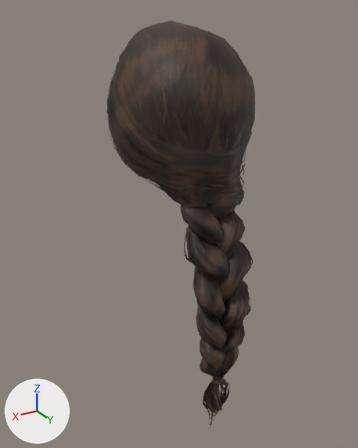
The glTF model output/hair_braid01.glb as it was, and as the next commit left it.
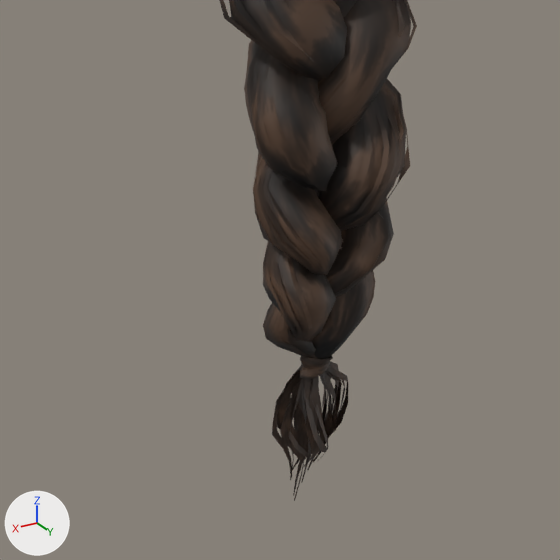
Each version appears first whole from a camera (50 mm lens) standing at (0.358, 0.558, 1.682) and looking at (0.004, -0.032, 1.387), and next in a close-up on the part from 30% to 85% of the width and 56% to 100% of the height. The axes (+X, +Y, +Z) are drawn at lower left. The lights are the same throughout. The older version's two pictures come first. Vertices at exactly the same position are counted once.

The first close-up shows 'Hair_braid01'.
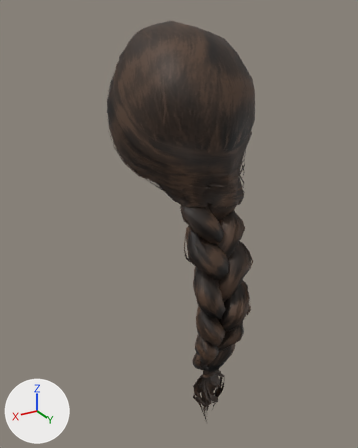
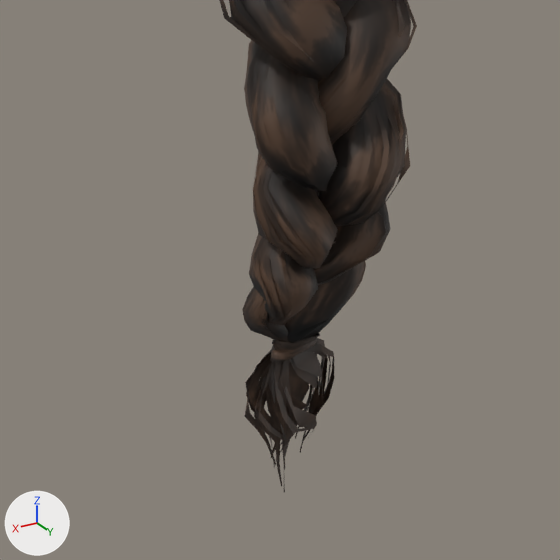
The newer file adds a shape key; the second version is drawn at full value of the shape key 'corr_breast_cup_max__age_old' of 'Hair_braid01', and the change is written as the vertex moves it makes.

Where the change shows, as pixel boxes [x1, y1, x2, y2] in the close-ups (560 x 560 px; the box of a moved part takes in the faces that stretch with it):
'Hair_braid01', reshaped: before [219, 0, 417, 501]; after [219, 0, 417, 493]
part 1 of me_hair_braid01, moved or reshaped: before [284, 378, 308, 452]; after [253, 361, 283, 435]
part 2 of me_hair_braid01, moved or reshaped: before [253, 191, 394, 501]; after [242, 191, 390, 493]

What the commit changed:
me_hair_braid01 is used by ob_hair_braid01; location (0.0, 0.0, 0.0).
me_hair_braid01 had 4384 vertices, 5518 faces and spanned x -0.096..0.094, y -0.155..0.115, z 1.069..1.67.
me_hair_braid01 now has 4384 vertices, 5518 faces and spans x -0.096..0.094, y -0.155..0.113, z 1.069..1.67.
me_hair_braid01 part 1: the loose piece of 18 vertices spanning x 0.002..0.025, y 0.075..0.086, z 1.105..1.179 is multiplied about its middle by the matrix ((0.969, 0.146, 0.005), (-0.145, 0.969, -0.018), (-0.007, 0.017, 0.98)), then moved by (0.005, -0.019, 0.0).
me_hair_braid01 part 2: 1844 of 4384 vertices moved; they spanned x -0.029..0.04, y 0.061..0.115, z 1.069..1.278 and now span x -0.029..0.04, y 0.043..0.113, z 1.069..1.278; mean shift (0.002, -0.015, 0.0); largest move (0.023, 0.076, 1.152) -> (0.028, 0.054, 1.151).
